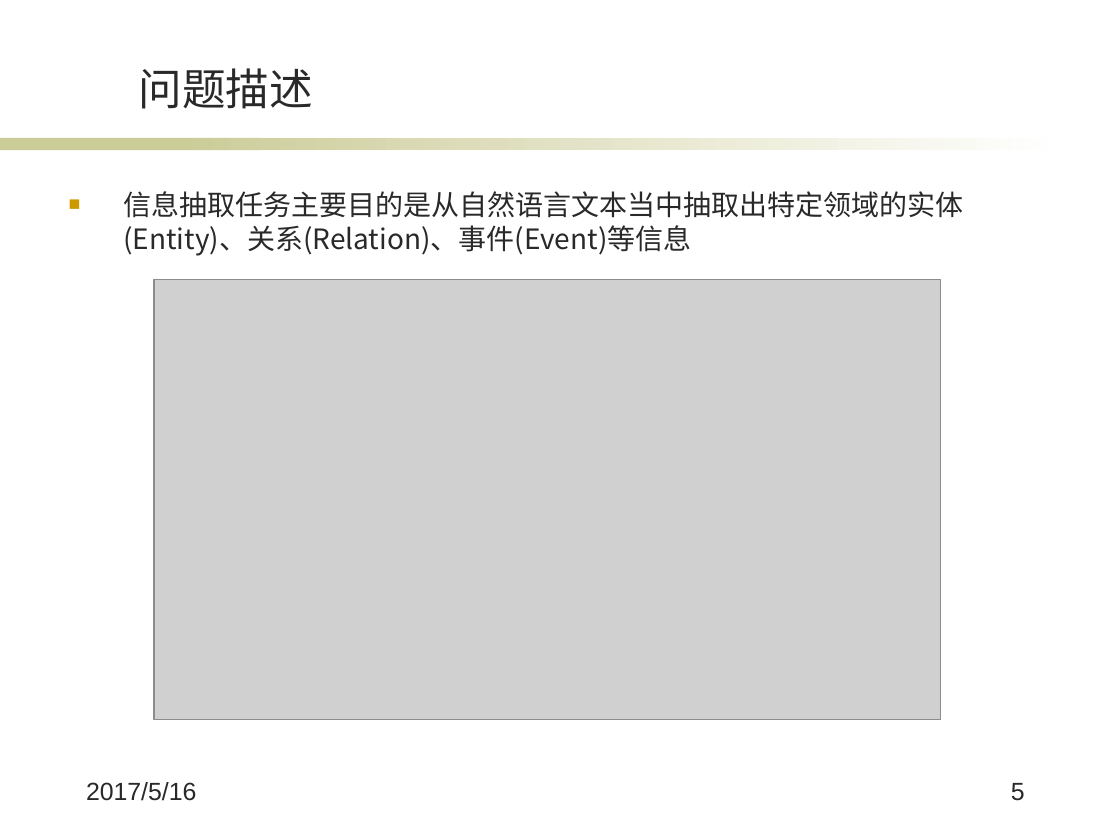
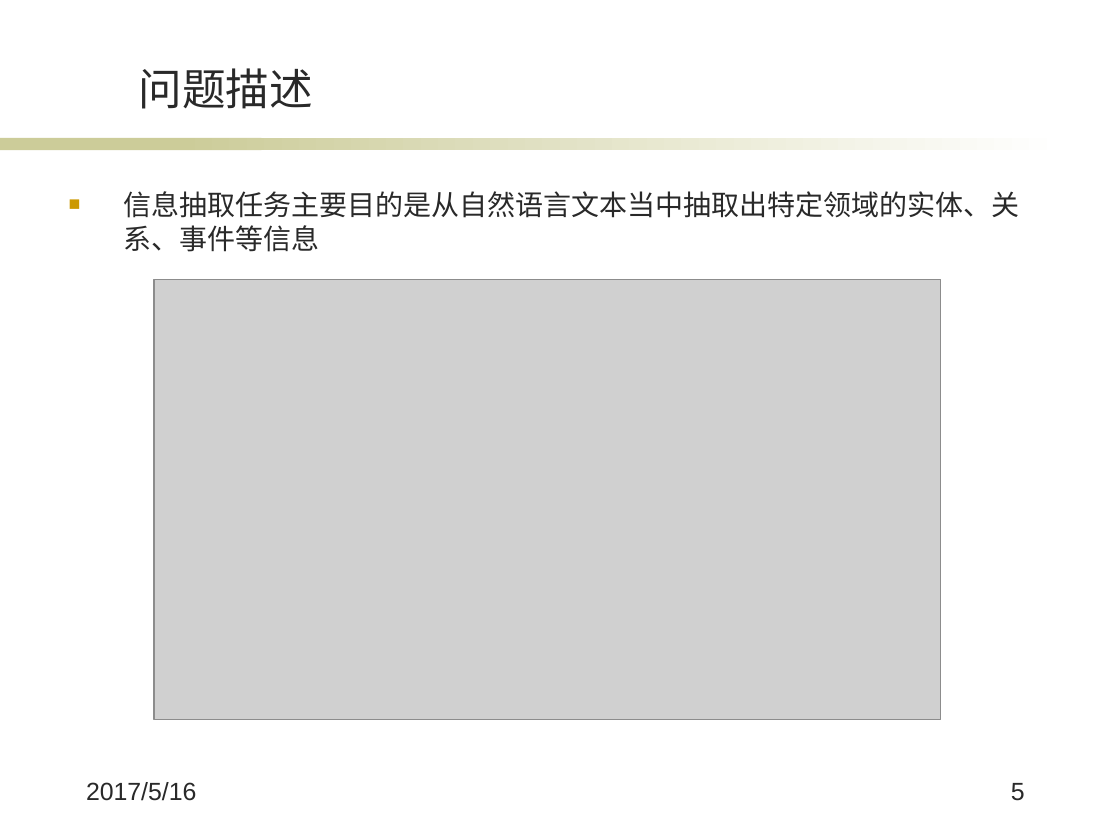
Before and after one commit to wqpod2g/paper, a slide deck: slide 5 of 毕业答辩ppt.pptx. Drawn at 1120x840 pixels with LibreOffice and Linux fonts; fonts in the diff are those of the drawing; grey boxes stand for pictures; background and template pictures are left out. Boxes give left, top, right and bottom in pixels: in the first picture for what was removed or moved away, otherwise in the second. Text is boxed around its words. In the diff, an @@ line names an element or a change of style, - is before the commit and + after.

```diff
--- a/毕业答辩ppt.pptx
+++ b/毕业答辩ppt.pptx
@@ text at [123,191,1019,252]: text changed @@
-■ 信息抽取任务主要目的是从自然语言文本当中抽取出特定领域的实体(Entity)、关系(Relation)、事件(Event)等信息
+■ 信息抽取任务主要目的是从自然语言文本当中抽取出特定领域的实体、关系、事件等信息
```
Also in this commit, not shown: 4 other slides changed.
